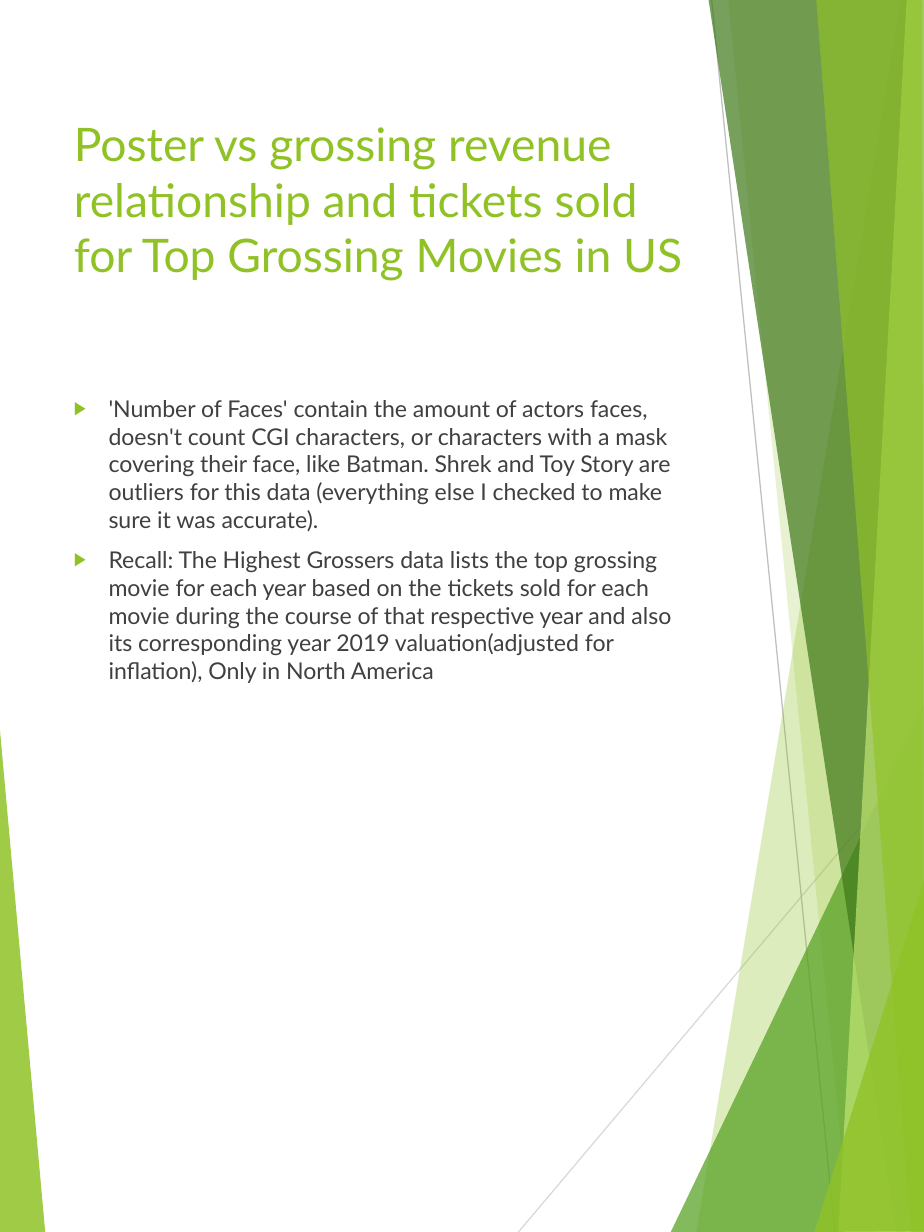
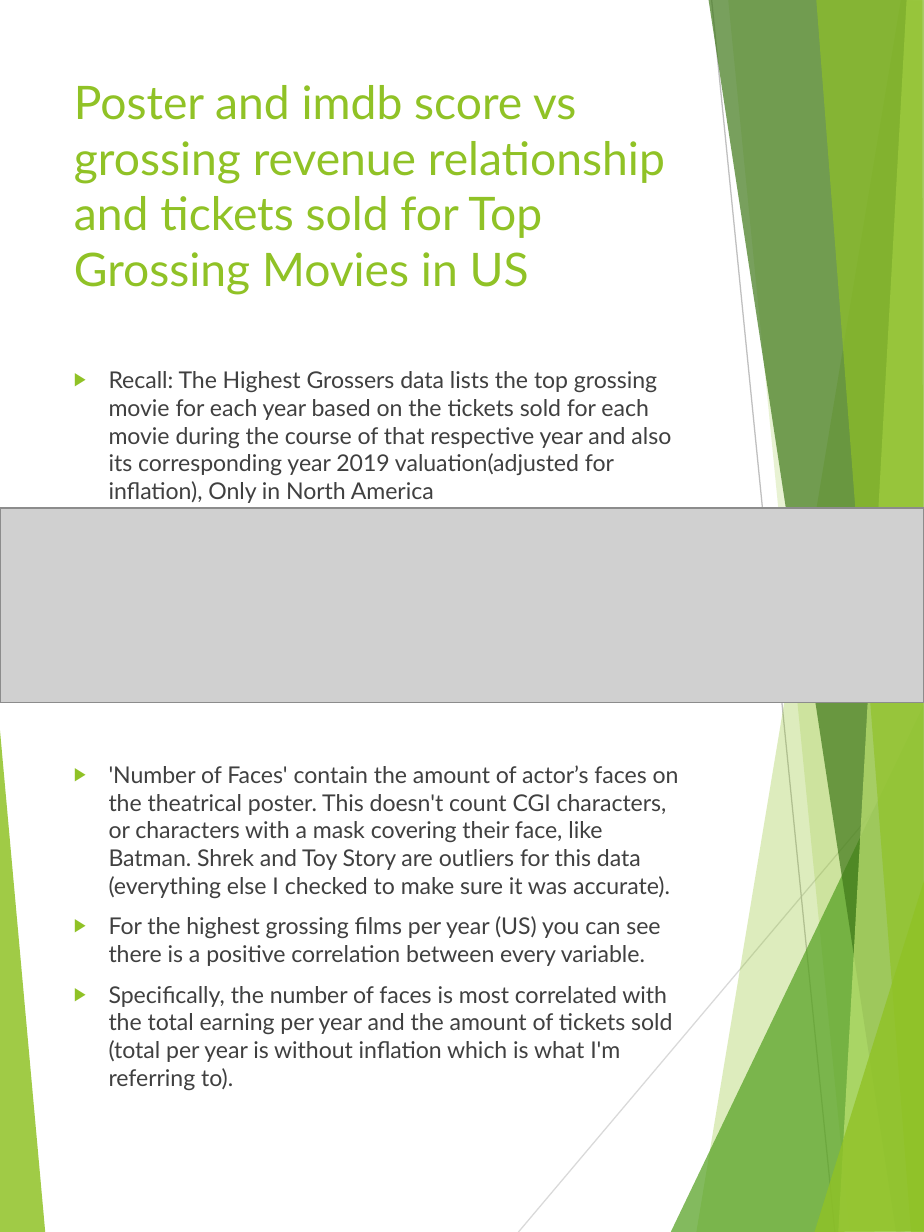
Before and after one commit to williar01/Hollywood---Project, a slide deck: slide 13 of Documentation/MovieS.pptx. Drawn at 924x1232 pixels with LibreOffice and Linux fonts; fonts in the diff are those of the drawing; grey boxes stand for pictures. Boxes give left, top, right and bottom in pixels: in the first picture for what was removed or moved away, otherwise in the second. Text is boxed around its words. In the diff, an @@ line names an element or a change of style, - is before the commit and + after.

Commit message:
put images in folder, added slides, and fixed my personal notebook for presentaion

```diff
--- a/Documentation/MovieS.pptx
+++ b/Documentation/MovieS.pptx
@@ title at [74, 85, 665, 295]: text changed @@
-Poster vs grossing revenue relationship and tickets sold for Top Grossing Movies in US
+Poster and imdb score vs grossing revenue relationship and tickets sold for Top Grossing Movies in US
@@ text "Recall: The Highest Grossers data ...": place and size @@
-text "Recall: The Highest Grossers data ..." at [109, 400, 671, 683]
+text "Recall: The Highest Grossers data ..." at [109, 371, 679, 1090]
@@ text at [109, 400, 670, 531]: paragraph removed @@
-▶ 'Number of Faces' contain the amount of actors faces, doesn't count CGI characters, or characters with a mask covering their face, like Batman. Shrek and Toy Story are outliers for this data (everything else I checked to make sure it was accurate).
@@ picture added at [0, 508, 924, 702] @@
@@ text at [109, 765, 679, 1090]: paragraphs added @@
+▶ 'Number of Faces' contain the amount of actor’s faces on the theatrical poster. This doesn't count CGI characters, or characters with a mask covering their face, like Batman. Shrek and Toy Story are outliers for this data (everything else I checked to make sure it was accurate).
+▶ For the highest grossing films per year (US) you can see there is a positive correlation between every variable.
+▶ Specifically, the number of faces is most correlated with the total earning per year and the amount of tickets sold (total per year is without inflation which is what I'm referring to).
```
Also in this commit, not shown: 3 other slides changed, 1 slide removed, 17 other files.
